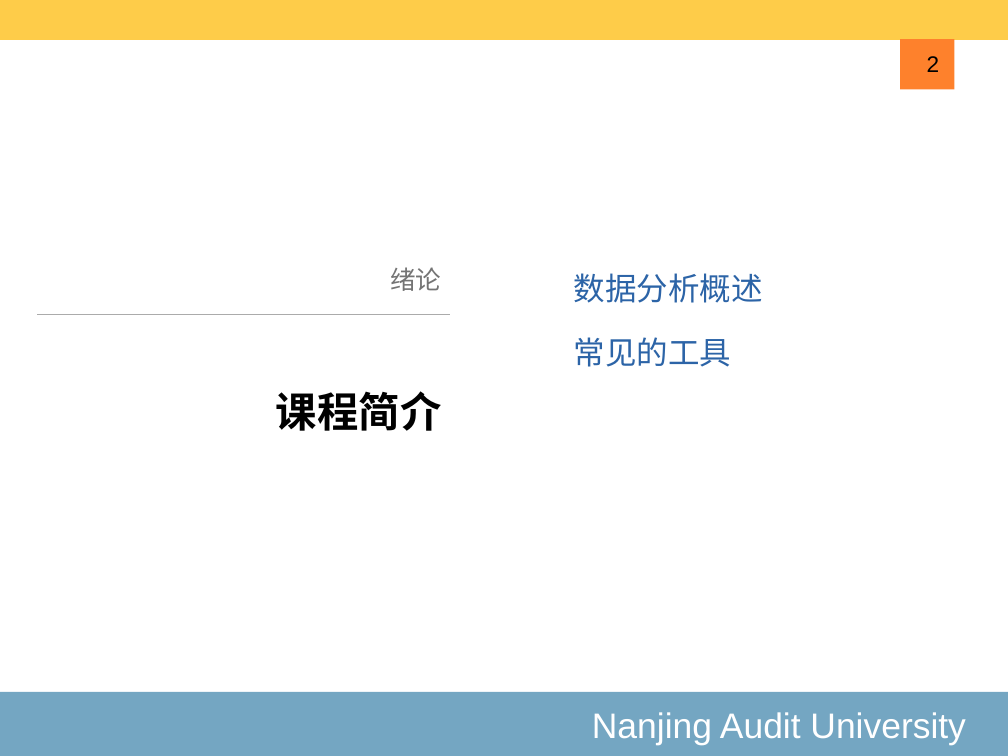
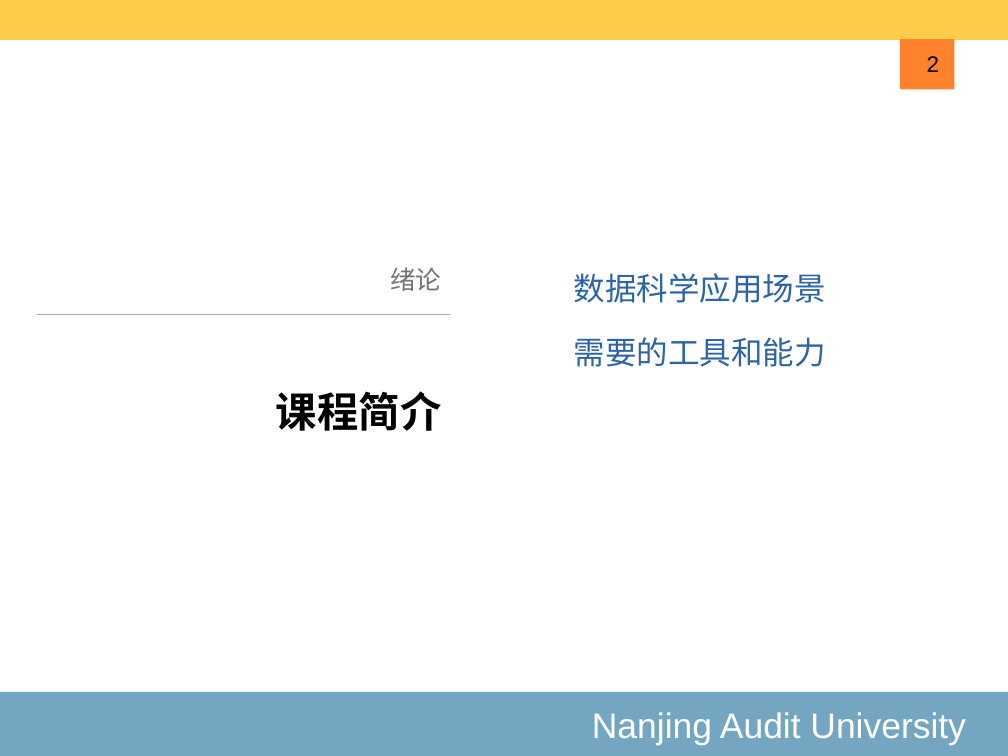
Before and after one commit to exoplanetX/DataAnalytics, a slide deck: slide 2 of 2020-1-绪论.pptx. Drawn at 1008x756 pixels with LibreOffice and Linux fonts; fonts in the diff are those of the drawing. Boxes give left, top, right and bottom in pixels: in the first picture for what was removed or moved away, otherwise in the second. Text is boxed around its words. In the diff, an @@ line names an element or a change of style, - is before the commit and + after.

```diff
--- a/2020-1-绪论.pptx
+++ b/2020-1-绪论.pptx
@@ text at (x1=574, y1=273, x2=826, y2=303): text changed @@
-数据分析概述
+数据科学应用场景
@@ text at (x1=574, y1=337, x2=826, y2=367): text changed @@
-常见的工具
+需要的工具和能力
```
Also in this commit, not shown: 9 other slides changed, 2 slides added, 2 other files.
